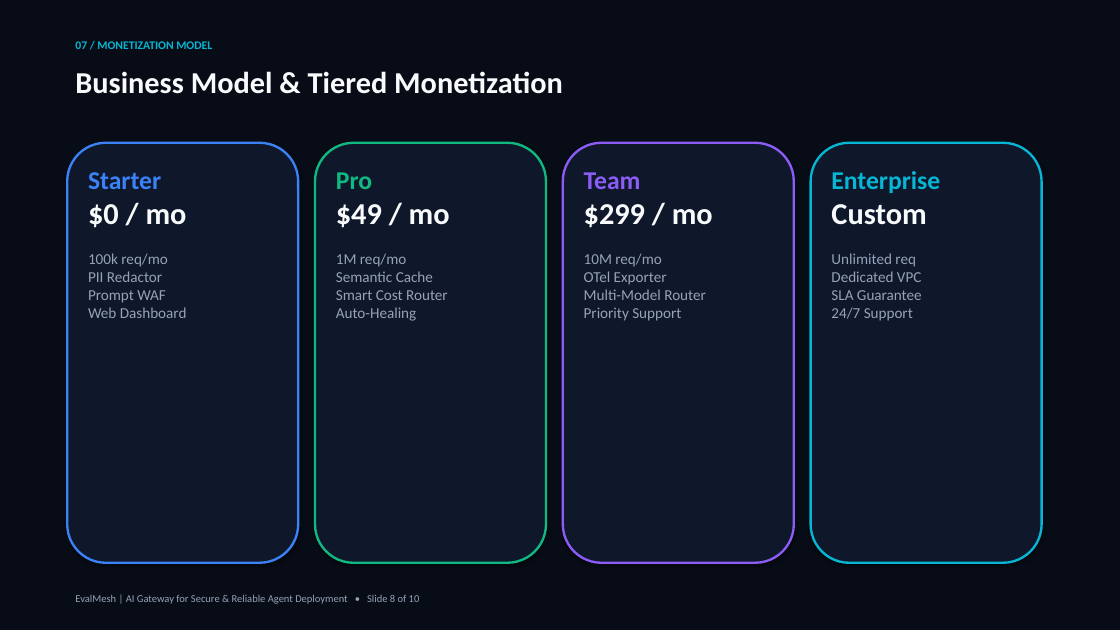
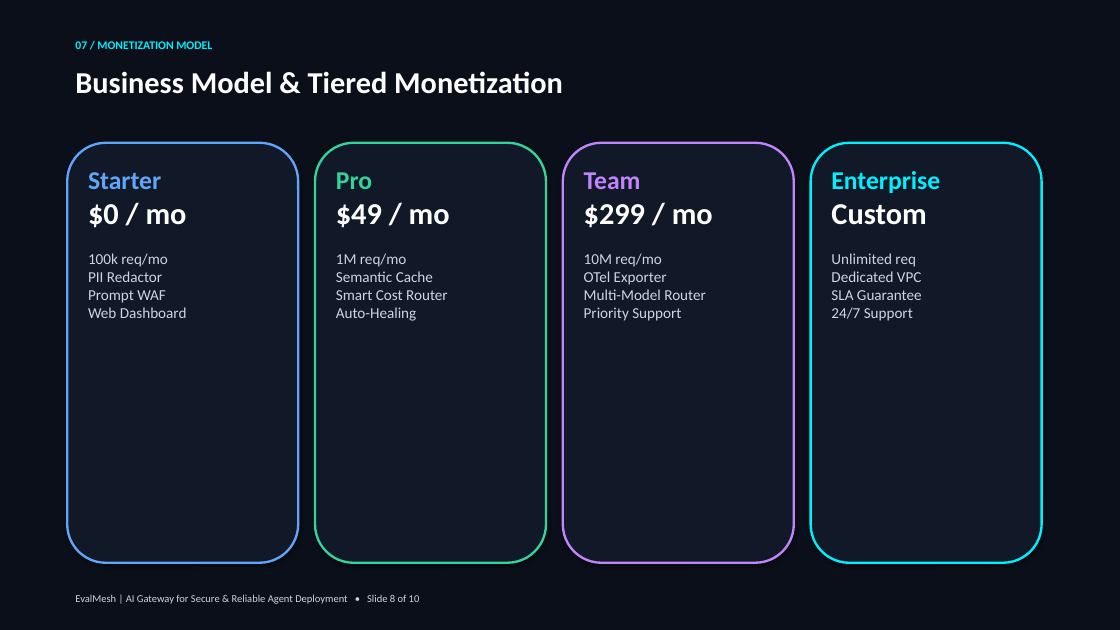
Before and after one commit to deswanth12/EvalMesh, a slide deck: slide 8 of EvalMesh_Investor_Pitch_Deck.pptx. Drawn at 1120x630 pixels with LibreOffice and Linux fonts; fonts in the diff are those of the drawing. Boxes give left, top, right and bottom in pixels: in the first picture for what was removed or moved away, otherwise in the second. Text is boxed around its words. In the diff, an @@ line names an element or a change of style, - is before the commit and + after.

Commit message:
Enforce high-contrast text styling across all slides for system dark theme compatibility

```diff
--- a/EvalMesh_Investor_Pitch_Deck.pptx
+++ b/EvalMesh_Investor_Pitch_Deck.pptx
@@ background #080C16 to #0B0F19 @@
@@ text "07 / MONETIZATION MODEL" at (75,41,212,49): text colour #06B6D4 to #00F0FF @@
@@ rounded rectangle at (67,143,298,563): fill #0F172A to #111827; outline #3B82F6 2 pt to #60A5FA 2 pt @@
@@ rounded rectangle at (315,143,546,563): fill #0F172A to #111827; outline #10B981 2 pt to #34D399 2 pt @@
@@ rounded rectangle at (563,143,794,563): fill #0F172A to #111827; outline #8B5CF6 2 pt to #C084FC 2 pt @@
@@ rounded rectangle at (811,143,1042,563): fill #0F172A to #111827; outline #06B6D4 2 pt to #00F0FF 2 pt @@
@@ text "Starter" at (88,172,187,318): text colour #3B82F6 to #60A5FA in "Starter"; text colour #F8FAFC to #FFFFFF in "$0 / mo"; text colour #94A3B8 to #CBD5E1 in "100k req/mo PII Redactor Prompt WAF Web ..." @@
@@ text "Pro" at (121,172,448,321): text colour #10B981 to #34D399 in "Pro"; text colour #F8FAFC to #FFFFFF in "$49 / mo"; text colour #94A3B8 to #CBD5E1 in "1M req/mo Semantic Cache Smart Cost Router ..." @@
@@ text "Team" at (584,172,706,321): text colour #8B5CF6 to #C084FC in "Team"; text colour #F8FAFC to #FFFFFF in "$299 / mo"; text colour #94A3B8 to #CBD5E1 in "10M req/mo OTel Exporter Multi-Model Router Priority ..." @@
@@ text "Enterprise" at (831,171,940,321): text colour #06B6D4 to #00F0FF in "Enterprise"; text colour #F8FAFC to #FFFFFF in "Custom"; text colour #94A3B8 to #CBD5E1 in "Unlimited req Dedicated VPC SLA Guarantee 24/7 ..." @@
@@ text "EvalMesh | AI Gateway for ..." at (75,594,420,604): text colour #94A3B8 to #CBD5E1 @@
```
Also in this commit, not shown: 9 other slides changed, 1 other file.
